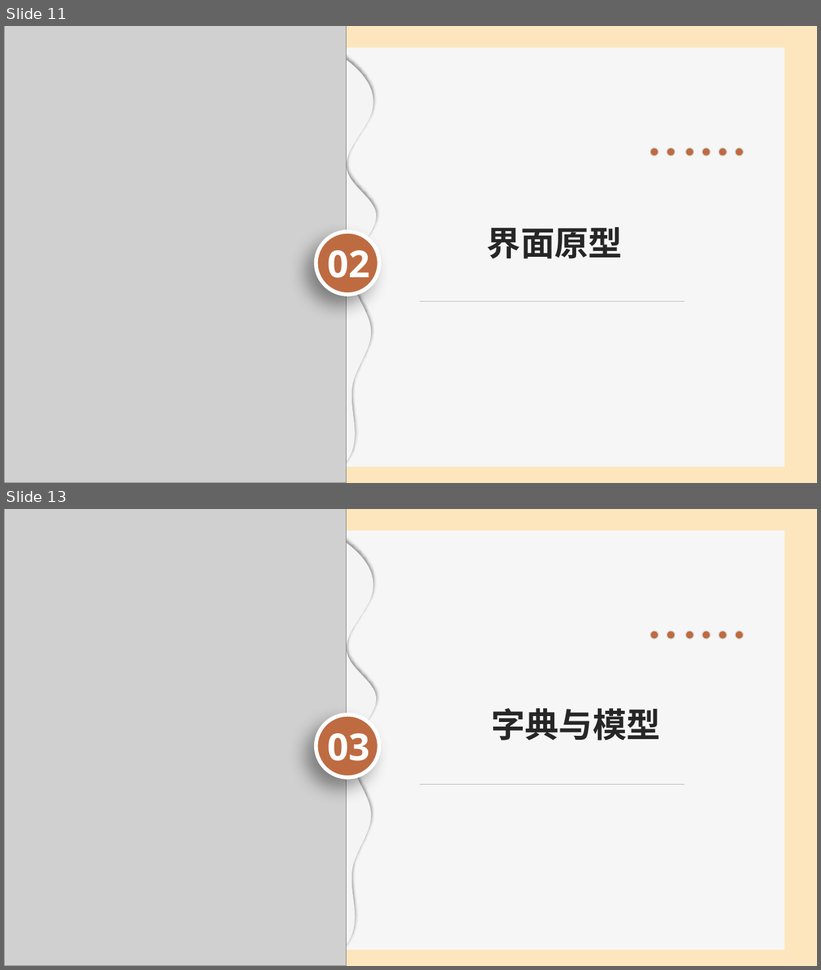
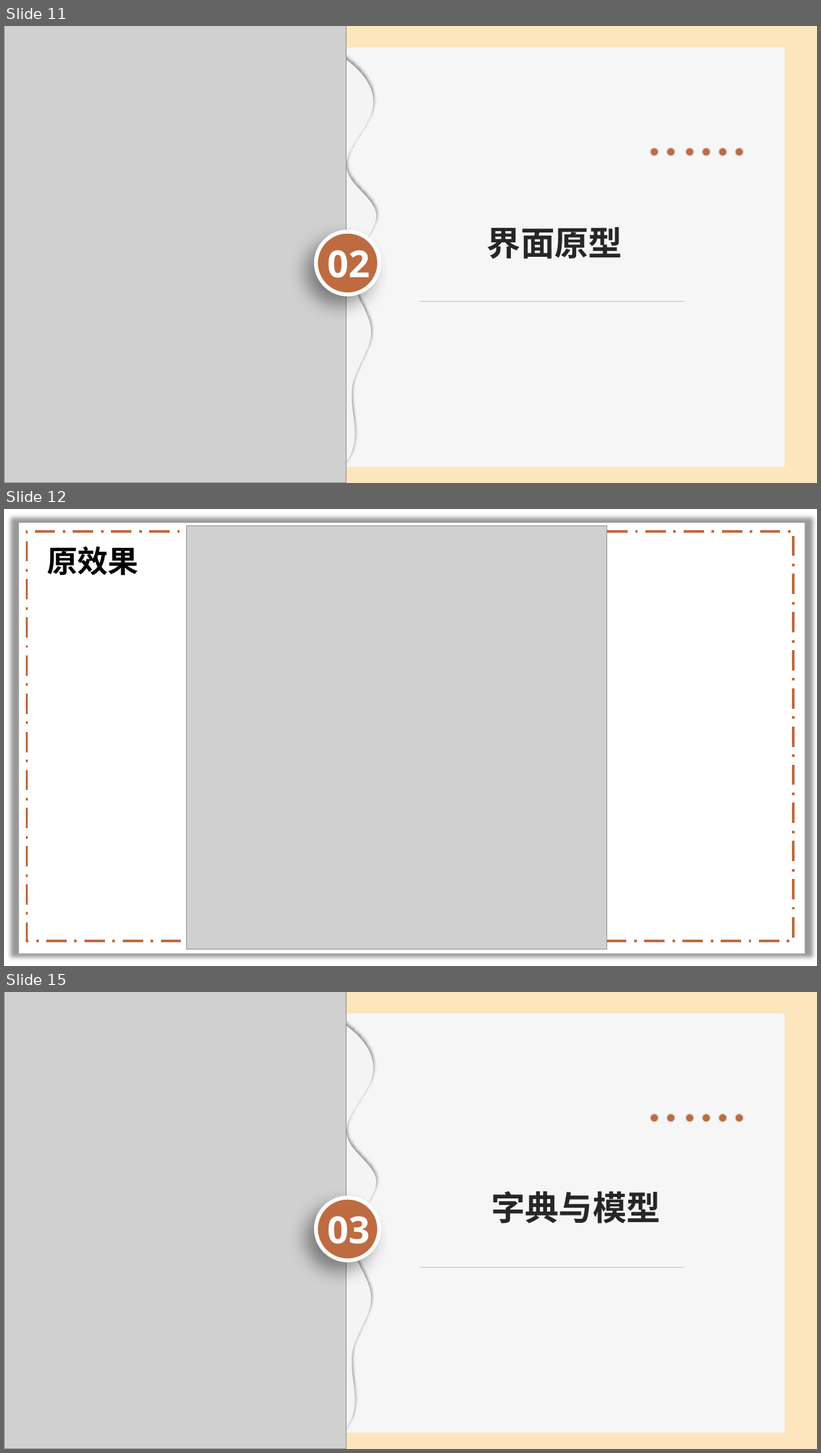
Before and after one commit to lenovo-wu/G11ZUCC, a slide deck: 需求规格说明.pptx. Shown one above the other, each under a label of ours: slides 11 and 13 before the commit, slides 11, 12 and 15 after it; the slides between them are not shown. The pictures are 821x970 and 821x1453 pixels, drawn with LibreOffice and Linux fonts; fonts in the diff are those of the drawing; grey boxes stand for pictures; background and template pictures are left out. Boxes give left, top, right and bottom in pixels: in the first picture for what was removed or moved away, otherwise in the second. Text is boxed around its words. In the diff, an @@ line names an element or a change of style, - is before the commit and + after.

```diff
--- a/需求规格说明.pptx
+++ b/需求规格说明.pptx
@@ slide 12 added at (4, 509, 817, 966), background picture (left out); not listed: 1 template element that a slide beside it also shows @@
@@ picture added at (186, 526, 607, 949) @@
@@ rectangle added at (26, 531, 794, 941), outline #BE6B41 3 pt dashed @@
@@ text added at (47, 546, 139, 576), 36 pt, text #000000, bold @@
+原效果
@@ what was slide 13 is now slide 15 @@
```
Also in this commit, not shown: 1 slide changed, 2 other slides added, 1 slide removed, 1 other file.
